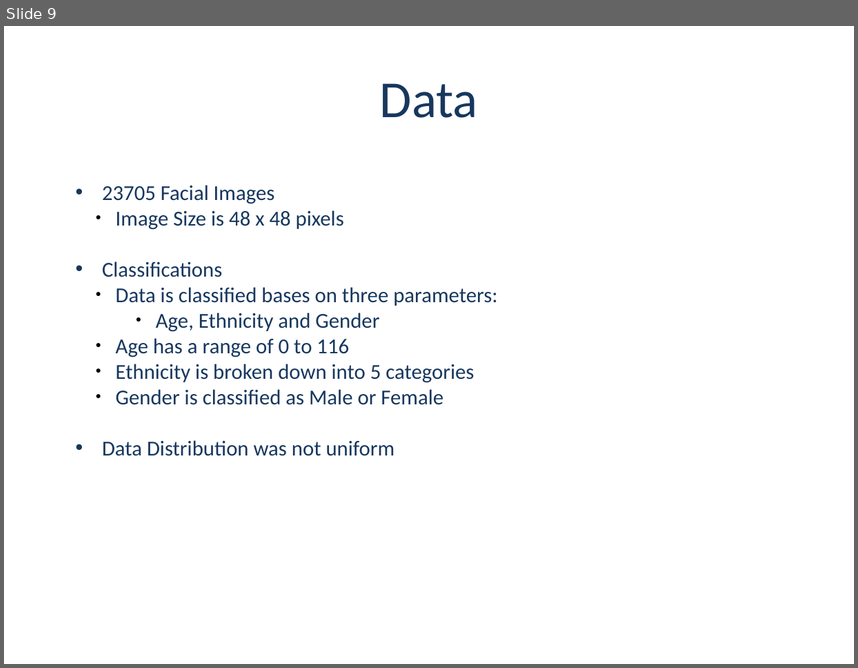
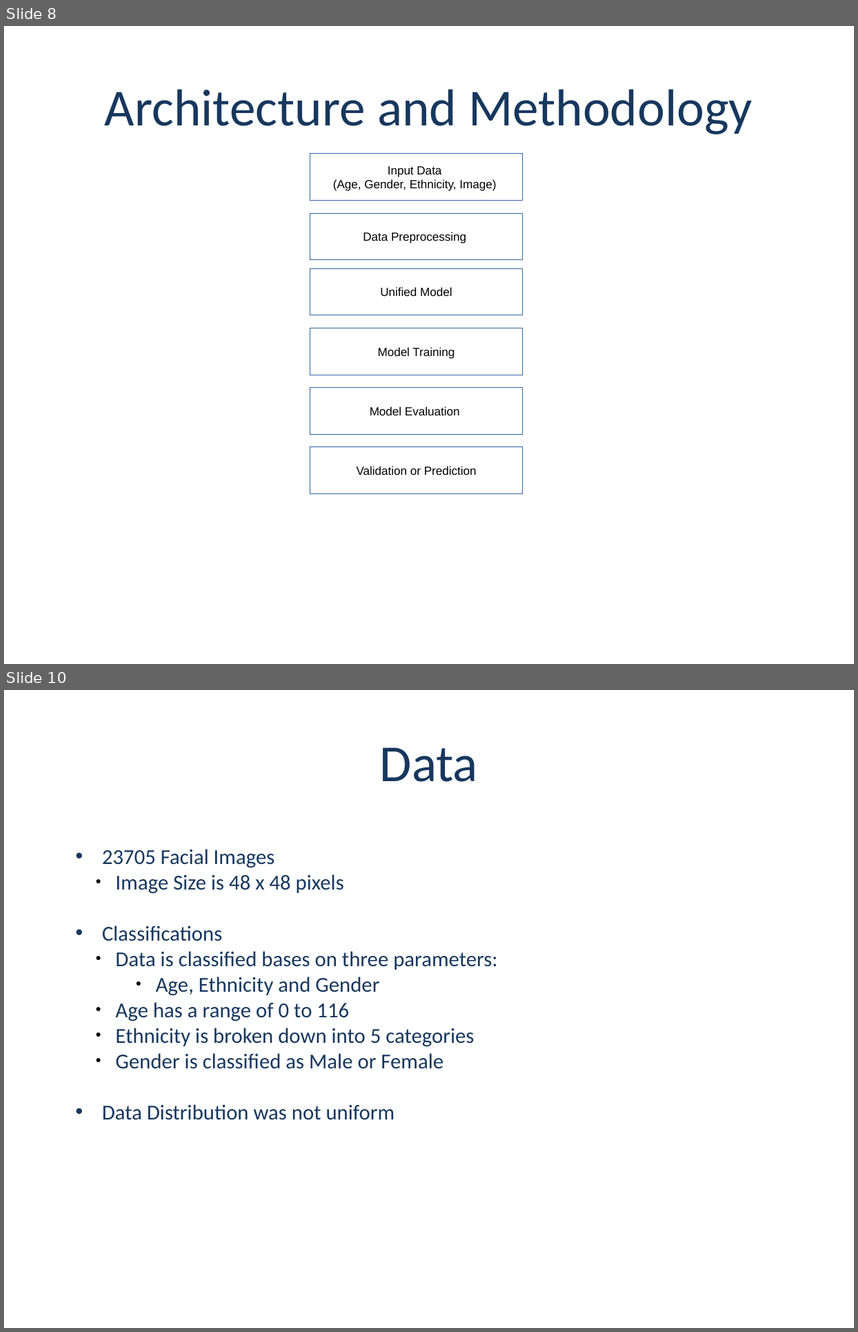
Before and after one commit to dmf49/cs5542FinalProject, a slide deck: Project Presentaion - Group 2- v1.2.0.pptx. Shown one above the other, each under a label of ours: slide 9 before the commit, slides 8 and 10 after it; the slides between them are not shown. The pictures are 858x668 and 858x1332 pixels, drawn with LibreOffice and Linux fonts; fonts in the diff are those of the drawing; background and template pictures are left out. Boxes give left, top, right and bottom in pixels: in the first picture for what was removed or moved away, otherwise in the second. Text is boxed around its words. In the diff, an @@ line names an element or a change of style, - is before the commit and + after.

```diff
--- a/Project Presentaion - Group 2- v1.2.0.pptx
+++ b/Project Presentaion - Group 2- v1.2.0.pptx
@@ slide 8 added at box(4, 26, 854, 664), background picture (left out) @@
@@ text added at box(105, 89, 752, 134), 44 pt, text #17375E @@
+Architecture and Methodology
@@ rectangle added at box(310, 154, 523, 201), fill #FFFFFF, outline #3465A4 0.75 pt, 10 pt, text #000000 @@
+Input Data
+(Age, Gender, Ethnicity, Image)
@@ rectangle added at box(310, 213, 523, 260), fill #FFFFFF, outline #3465A4 0.75 pt, 10 pt, text #000000 @@
+Data Preprocessing
@@ rectangle added at box(310, 268, 523, 315), fill #FFFFFF, outline #3465A4 0.75 pt, 10 pt, text #000000 @@
+Unified Model
@@ rectangle added at box(310, 328, 523, 374), fill #FFFFFF, outline #3465A4 0.75 pt, 10 pt, text #000000 @@
+Model Training
@@ rectangle added at box(310, 388, 523, 434), fill #FFFFFF, outline #3465A4 0.75 pt, 10 pt, text #000000 @@
+Model Evaluation
@@ rectangle added at box(310, 447, 523, 494), fill #FFFFFF, outline #3465A4 0.75 pt, 10 pt, text #000000 @@
+Validation or Prediction
@@ what was slide 9 is now slide 10 @@
```
Also in this commit, not shown: 7 slides changed, 6 other slides added, 5 slides removed.
